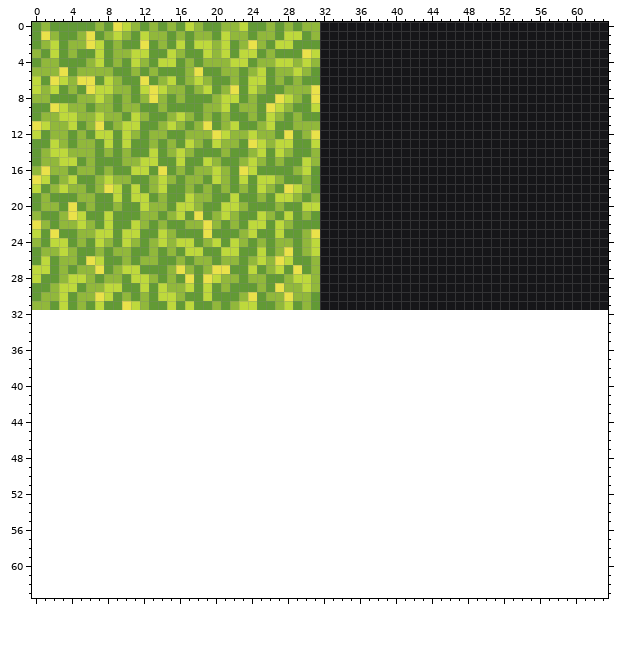
One commit to this pixel-art sprite: hercules/templates/tileset.png. The picture above was drawn from the file before the commit.
The file is 64x32 pixels. Colours within 5 levels of each other are drawn and written as one. The old version is drawn lined up with the new one, on the new canvas.
Now the later version:
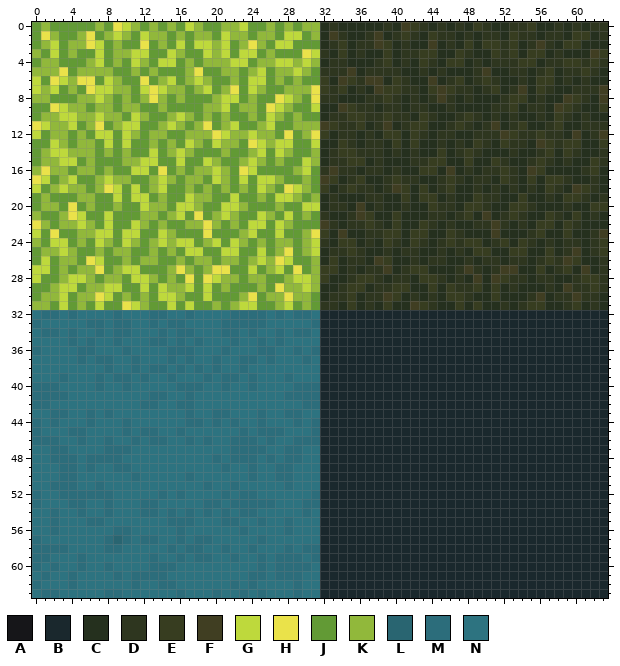
Palette (. is transparent): A #161619  B #1a282d  C #25301e  D #2e361f  E #373d20  F #403e22  G #bed93c  H #eae24a  J #629a35  K #91b83b  L #296571  M #2c6d7b  N #2d7380
Commit: Add walkable water and non walkable water tiles.
Change:
canvas 64x32 -> 64x64
Changed rows in their new state; - is an unchanged pixel.
first column x 0:
 0 --------------------------------CDCCCCCDCFEDCDCDCEDCCDDECCDCDCDD
 1 --------------------------------CFDCCDFCDEDCEDDCDCDDCEDDCDDCEECD
 2 --------------------------------CDECDDFECDCCFCDCECEEDECDFDCEECCC
 3 --------------------------------DCECDCCECDDEECCEDCCEDECEECDCCCFE
 4 --------------------------------CDDCCCDECDCEDCEECDCDDDEECDDEEDED
 5 --------------------------------DDDFCDDDDCCDCDCCCDFCCDDCDECDDEDC
 6 --------------------------------ECFEDFFCEDCCFCDECDEDCCDCEECDCDCC
 7 --------------------------------EDECDCFEEDDCEFEDDCDECDFCEDCCDDDF
 8 --------------------------------DDCCCDDEDCDCDFDCDCCCDEECDCCFEDCF
 9 --------------------------------CCFEDDCDDCDDCCDCCCCDDECDDCFEDCCE
10 --------------------------------CDDEEDDEDDCEDCCDEDCDCDCCDCEDCDCC
11 --------------------------------FEDDECDFCDEECCDEDCDFCDECCDECCDDD
12 --------------------------------ECDDCDCEECEDCDDCCDDDFEDDEDDCFCDF
13 --------------------------------CCEDCDDCECECCDCDCEDCEDDCFEDEECCE
14 --------------------------------CDEEDDDCDCDCCECDEDCCCDCCDECEDCCD
15 --------------------------------CDDEECDCCCDDEECCECCEDCCDEDCDCCED
16 --------------------------------DFDDCDDCDCCEECFCDCDDEDCFECCCCDEC
17 --------------------------------FECDECCDEDDCCDEDCDDCEDCECEEDCCDC
18 --------------------------------ECDEDDCDFECECDECCDCDCDCDCEDCFEDC
19 --------------------------------CDCCCDDCCECEECDCCEDDCCECCDCEEDCD
20 --------------------------------CDDCFCDCCDCCEDDCEEDCCEEDCCCDCCEE
21 --------------------------------DCCDFECCECCCDDCDECFCDEDCCEDCECDC
22 --------------------------------FDCDDEDCECCEDCDCCDDFDCDCEECEDCCC
23 --------------------------------ECFCCDDEECEECCEDCCCFCCCDECCECCDF
24 --------------------------------DCEECDCEDCEDCDEDEECDECEDCDCDDCDE
25 --------------------------------CDDEDCCDCDDCCDCDCEECCEECCECDFCDE
26 --------------------------------CECDDCFECCDCDDCCDCDDCDDCDEDFECCD
27 --------------------------------EECDCDDFCDEECCCDFDCDFFCCECDECFCD
28 --------------------------------ECCDEEDCDDCEEDCDCFCFEDDCDDCCDEED
29 --------------------------------CCDEECDDEECCECEDDECECDCCCDCFDDED
30 --------------------------------CDDECDDFECDCDCEEDCCECCCDFCDDFDDC
31 --------------------------------DDCECDCECCFEDCCECECCDCDEECCDECDC
32 NMMNMNNNNMNNNMMNNMNNNNMMMMNMNMMNBBBBBBBBBBBBBBBBBBBBBBBBBBBBBBBB
33 MNNNNNMMNMMNNMNMMNNNNMMMMMNNNNNMBBBBBBBBBBBBBBBBBBBBBBBBBBBBBBBB
34 NMMNMNNMNMMNNNMNMMNNNMMNMNNMNMMNBBBBBBBBBBBBBBBBBBBBBBBBBBBBBBBB
35 NNNNMNMNNMNNNMMNMNMNNNMNNMNMNNNNBBBBBBBBBBBBBBBBBBBBBBBBBBBBBBBB
36 MNNNNMMNNNMNNNNMMMNNNMNNNMMNNMNMBBBBBBBBBBBBBBBBBBBBBBBBBBBBBBBB
37 NNNNNMNMMNNMNNNMNMNNMNNMMNMNNNMNBBBBBBBBBBBBBBBBBBBBBBBBBBBBBBBB
38 NNNNNNNNMNNMNMMNMNMNMNNMNNNNNNNNBBBBBBBBBBBBBBBBBBBBBBBBBBBBBBBB
39 NNNMNNNMNMMNMNNMNNNMNMMNMNNNMNNNBBBBBBBBBBBBBBBBBBBBBBBBBBBBBBBB
40 MMMNNNNMNNMNNNNNMMMNNMNNMNNNNMMMBBBBBBBBBBBBBBBBBBBBBBBBBBBBBBBB
41 MMMMNNNNNNNNNMMNNMNNNNNNNNNNMMMMBBBBBBBBBBBBBBBBBBBBBBBBBBBBBBBB
42 MMNNNNNNNNNNMMNNMMNNNNNNNNNNNNMMBBBBBBBBBBBBBBBBBBBBBBBBBBBBBBBB
43 NNMMNNMNMNNNNNNNNMNNMMNNNMNNMMNNBBBBBBBBBBBBBBBBBBBBBBBBBBBBBBBB
44 MNMNNNMNNNMNNNNNNMMNMNMNNMNNNMNMBBBBBBBBBBBBBBBBBBBBBBBBBBBBBBBB
45 MNNNMMNNNNMNMMNNMNNNNNNMNMMMNNNMBBBBBBBBBBBBBBBBBBBBBBBBBBBBBBBB
46 MMMNNMNNMNNMNMMNNMNMNNMMMNMNNMMMBBBBBBBBBBBBBBBBBBBBBBBBBBBBBBBB
47 NNMMNNNNMMMNNNNNNNNNNNMMMMNNMMNNBBBBBBBBBBBBBBBBBBBBBBBBBBBBBBBB
48 NNMMMNMMMMNNNNNNNNNNMNMMMNMNMMNNBBBBBBBBBBBBBBBBBBBBBBBBBBBBBBBB
49 NNNMMNMNNMMNNNNNNNNNNMNNMNNMMNNNBBBBBBBBBBBBBBBBBBBBBBBBBBBBBBBB
50 NNNMMNNNNNNMNNNNNMNNNNNNMNNMMNNNBBBBBBBBBBBBBBBBBBBBBBBBBBBBBBBB
51 NNMMMNNMNNNNNNNNNNNMNNMNNNNNMNNNBBBBBBBBBBBBBBBBBBBBBBBBBBBBBBBB
52 MNNMMMMMMNNNNNMNMNNNNMNMMNNNNNNMBBBBBBBBBBBBBBBBBBBBBBBBBBBBBBBB
53 MNNNMMNNMNNNMMNNNNNMMNMMMMMNNNMMBBBBBBBBBBBBBBBBBBBBBBBBBBBBBBBB
54 NNMNNMNNMNNNMMNMNMNMNMNMMNNNNNMNBBBBBBBBBBBBBBBBBBBBBBBBBBBBBBBB
55 NNMNNNMMNNNNNNNMMMNNNMMNNMNNMNNNBBBBBBBBBBBBBBBBBBBBBBBBBBBBBBBB
56 NNMNNNNNNMMNNNNNMNNNNNNMNNNNMNNNBBBBBBBBBBBBBBBBBBBBBBBBBBBBBBBB
57 MNNNNNNNMLMNMMNNMNMMNNNNNMNNNNNNBBBBBBBBBBBBBBBBBBBBBBBBBBBBBBBB
58 MMMMNNNNMMNNNNNMNMMNNMNNMNNNMNMMBBBBBBBBBBBBBBBBBBBBBBBBBBBBBBBB
59 MMNNNMNNNNNNNMNNMNMMNNMNNMNMMMNMBBBBBBBBBBBBBBBBBBBBBBBBBBBBBBBB
60 MNMNNMNNMNNNNMMMNNNNNNNNNMNMMMMNBBBBBBBBBBBBBBBBBBBBBBBBBBBBBBBB
61 NMNNMNNNNMNMMMMNNNNNNNNNMMNMMMNNBBBBBBBBBBBBBBBBBBBBBBBBBBBBBBBB
62 MNNNMNNNNNNMNNMMNNNNNNMNMNNNNMNNBBBBBBBBBBBBBBBBBBBBBBBBBBBBBBBB
63 NMMNNNNNMMNNNNNNMNNNMNNMNMNNNMNNBBBBBBBBBBBBBBBBBBBBBBBBBBBBBBBB
